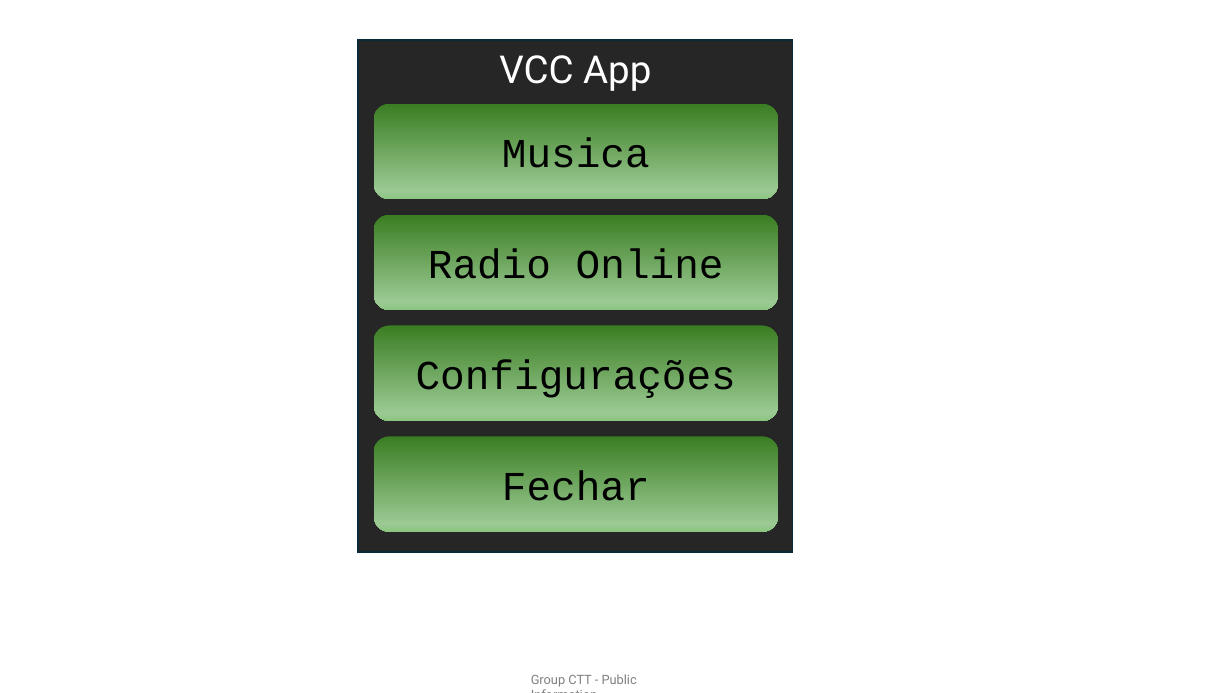
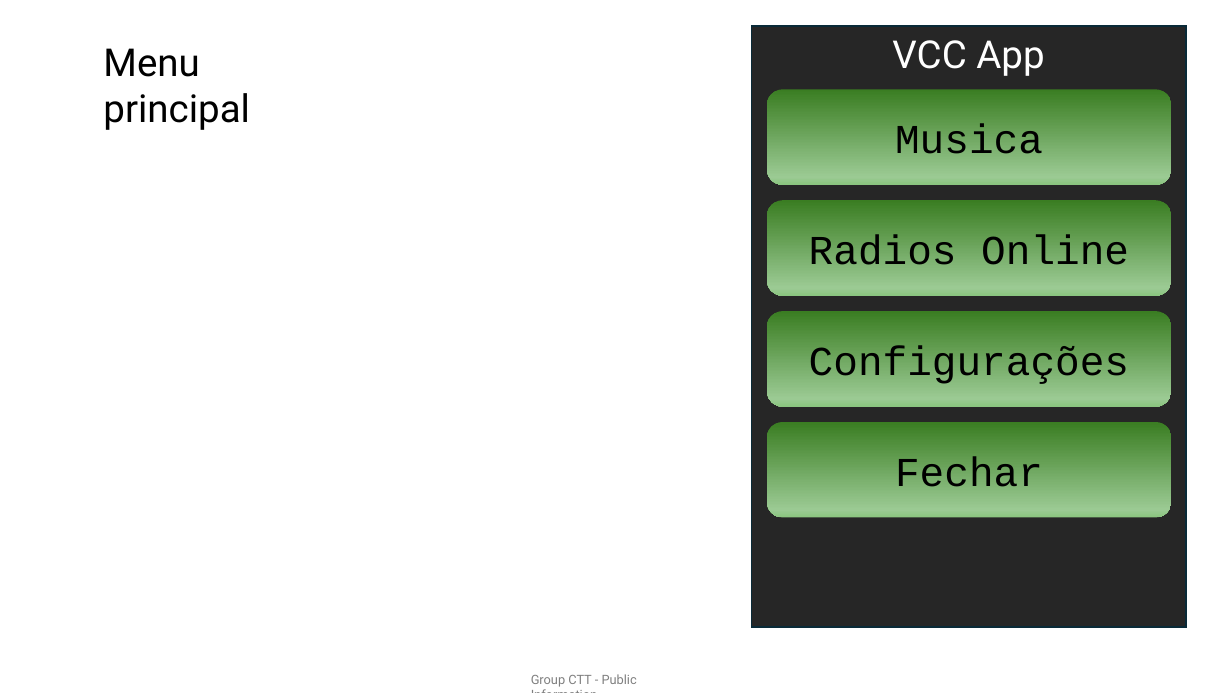
Before and after one commit to Victor-Candeias/VCCMusic, a slide deck: slide 1 of Documents/Layout.pptx. Drawn at 1232x693 pixels with LibreOffice and Linux fonts; fonts in the diff are those of the drawing. Boxes give left, top, right and bottom in pixels: in the first picture for what was removed or moved away, otherwise in the second. Text is boxed around its words. In the diff, an @@ line names an element or a change of style, - is before the commit and + after.

```diff
--- a/Documents/Layout.pptx
+++ b/Documents/Layout.pptx
@@ rectangle "VCC App": place and size @@
-rectangle "VCC App" at box(359, 40, 793, 552)
+rectangle "VCC App" at box(751, 26, 1186, 628)
@@ text added at box(103, 48, 250, 130), 30 pt, text #000000 @@
+Menu principal
@@ 4 rounded rectangles: place and size @@
-4 rounded rectangles at box(373, 104, 778, 531)
+4 rounded rectangles at box(767, 90, 1172, 518)
@@ text in rounded rectangle at box(809, 234, 1129, 265): text changed @@
-Radio Online
+Radios Online
```
Also in this commit, not shown: 2 other slides changed, 8 slides added, 11 other files.
